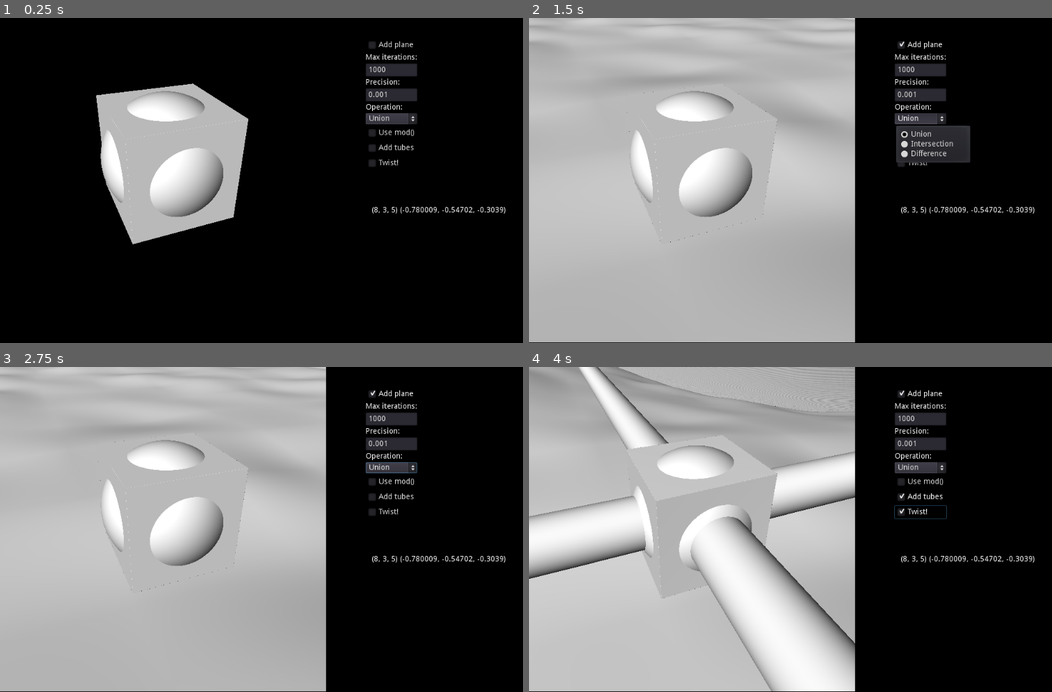
Above: before the commit, frames 1-4 (two rows, left to right).
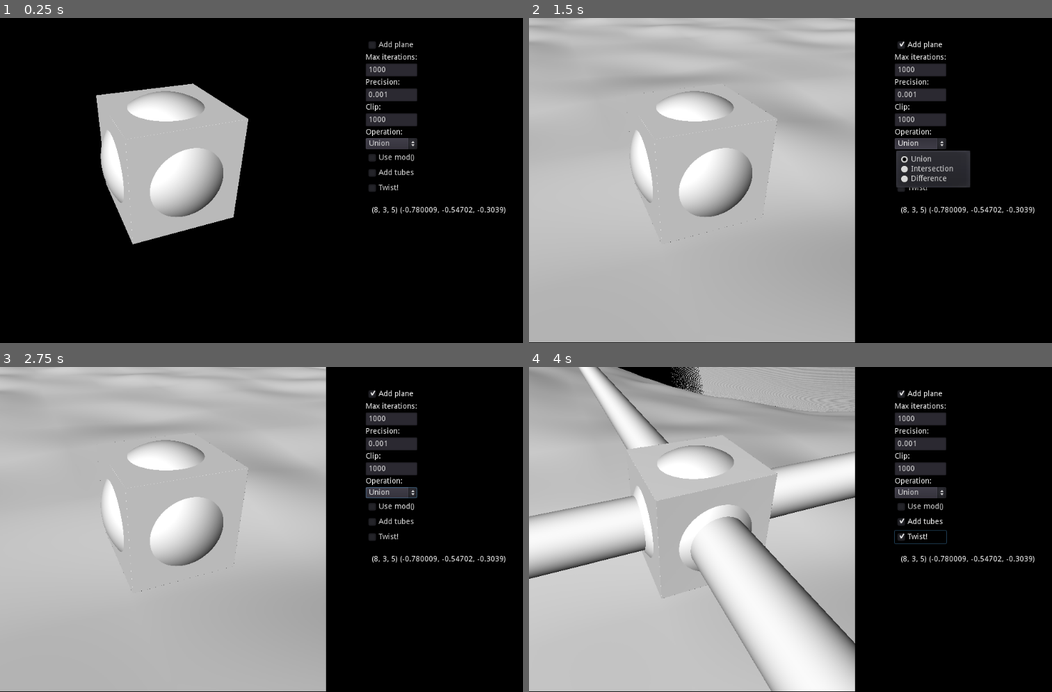
Above: after the commit, the same moments.

Repository: Castux/code-club
Game: Godot game, scene res://Raymarching/Raymarching.tscn
Two runs of this game, one before a commit and one after it. Both use one fixed random seed, a clock stepped at 60 frames per second and the inputs below. This scene is started directly instead of the project's main scene.
Inputs:
- Up to frame 1 (0.25 s): no input
- Up to frame 2 (1.5 s): click "Add plane" at 0.5 s; click "Union" at 1.25 s
- Up to frame 3 (2.75 s): click "Use mod()" at 2 s
- Up to frame 4 (4 s): click "Add tubes" at 2.75 s; click "Twist!" at 3.5 s

The runs differ from the first frame. In frame 1, 1.0% of the frame differs, in the area x 69-80%, y 26-54%; in frame 2, 2.3%, in the area x 69-85%, y 26-54%; in frame 3, 1.0%; in frame 4, 1.8%.

Commit message:
Clipping

Diff:
--- a/shadertoys/Raymarching/Raymarching.gd
+++ b/shadertoys/Raymarching/Raymarching.gd
@@ -53,6 +53,7 @@
 	$Canvas.material.set_shader_param("addPlane", int($Buttons/Plane.pressed))
 	$Canvas.material.set_shader_param("maxIter", int($Buttons/MaxIter.text))
 	$Canvas.material.set_shader_param("precision", float($Buttons/Precision.text))
+	$Canvas.material.set_shader_param("clip", float($Buttons/Clip.text))
 	$Canvas.material.set_shader_param("op", float($Buttons/Op.selected))
 	$Canvas.material.set_shader_param("useMod", float($Buttons/UseMod.pressed))
 	$Canvas.material.set_shader_param("addTubes", float($Buttons/Tubes.pressed))
--- a/shadertoys/Raymarching/Raymarching.shader
+++ b/shadertoys/Raymarching/Raymarching.shader
@@ -3,6 +3,7 @@
 
 uniform vec3 position;
 uniform vec3 direction;
+uniform float clip;
 uniform bool addPlane = false;
 uniform float fov = 1;
 uniform int maxIter = 1000;
@@ -143,10 +144,7 @@
 	if(addPlane)
 	{
 		float disp = noise(pos.xz / 4.0) * 0.5;
-
 		float p = plane(pos, vec3(0,1,0), -1) + disp;
-
-
 		mainObj = union(mainObj, p);
 	}
 
@@ -166,22 +164,24 @@
 
 vec3 march(vec3 start, vec3 ray, out bool maxedOut)
 {
-	vec3 pos = start;
+	float dist = 0.0;
+
 	maxedOut = false;
 
-	for(int i = 0 ; i < maxIter ; i++)
-	{
+	for(int i = 0 ; i < maxIter && dist < clip ; i++)
+	{
+		vec3 pos = start + ray * dist;
+
 		float d = distanceFunction(pos);
 		if(d < precision)
 		{
 			return pos;
 		}
 
-		pos += ray * d;
+		dist += d;
 	}
 
 	maxedOut = true;
-	return pos;
 }
 
 uniform float ambiant = 0.15;
--- a/shadertoys/Raymarching/Raymarching.tscn
+++ b/shadertoys/Raymarching/Raymarching.tscn
@@ -7,6 +7,7 @@
 shader = ExtResource( 2 )
 shader_param/position = null
 shader_param/direction = null
+shader_param/clip = null
 shader_param/addPlane = false
 shader_param/fov = 1.0
 shader_param/maxIter = 1000
@@ -83,33 +84,47 @@
 text = "0.001"
 focus_mode = 1
 
-[node name="Label3" type="Label" parent="Buttons"]
+[node name="Label4" type="Label" parent="Buttons"]
 margin_top = 120.0
 margin_right = 95.0
 margin_bottom = 134.0
+text = "Clip:"
+
+[node name="Clip" type="LineEdit" parent="Buttons"]
+margin_top = 138.0
+margin_right = 95.0
+margin_bottom = 162.0
+focus_mode = 1
+text = "1000"
+focus_mode = 1
+
+[node name="Label3" type="Label" parent="Buttons"]
+margin_top = 166.0
+margin_right = 95.0
+margin_bottom = 180.0
 text = "Operation:"
 
 [node name="Op" type="OptionButton" parent="Buttons"]
-margin_top = 138.0
+margin_top = 184.0
 margin_right = 95.0
-margin_bottom = 158.0
+margin_bottom = 204.0
 
 [node name="UseMod" type="CheckBox" parent="Buttons"]
-margin_top = 162.0
+margin_top = 208.0
 margin_right = 95.0
-margin_bottom = 186.0
+margin_bottom = 232.0
 text = "Use mod()"
 
 [node name="Tubes" type="CheckBox" parent="Buttons"]
-margin_top = 190.0
+margin_top = 236.0
 margin_right = 95.0
-margin_bottom = 214.0
+margin_bottom = 260.0
 text = "Add tubes"
 
 [node name="Twist" type="CheckBox" parent="Buttons"]
-margin_top = 218.0
+margin_top = 264.0
 margin_right = 95.0
-margin_bottom = 242.0
+margin_bottom = 288.0
 text = "Twist!"
 
 [connection signal="mouse_entered" from="Background" to="." method="unfocus"]
